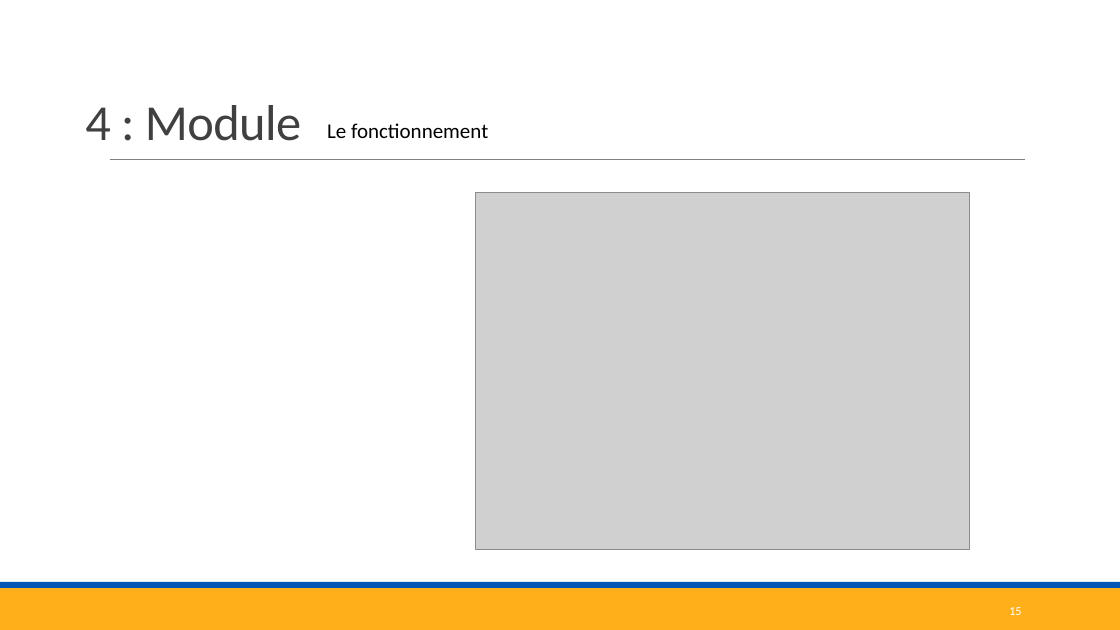
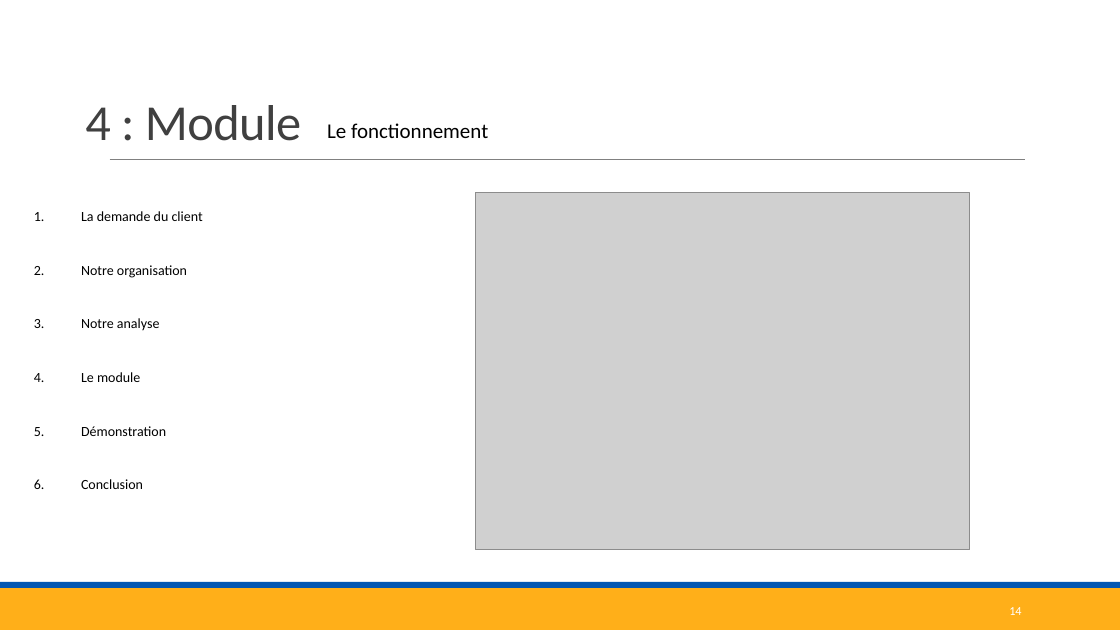
Before and after one commit to corentinBER/Projet-3, a slide deck: slide 14 of Projet3.pptx (slide 15 before the commit). Drawn at 1120x630 pixels with LibreOffice and Linux fonts; fonts in the diff are those of the drawing; grey boxes stand for pictures. Boxes give left, top, right and bottom in pixels: in the first picture for what was removed or moved away, otherwise in the second. Text is boxed around its words. In the diff, an @@ line names an element or a change of style, - is before the commit and + after.

```diff
--- a/Projet3.pptx
+++ b/Projet3.pptx
@@ text added at bbox=[81, 211, 203, 489], 12 pt, text #000000 @@
+1. La demande du client
+2. Notre organisation
+3. Notre analyse
+4. Le module
+5. Démonstration
+6. Conclusion
@@ page number at bbox=[1009, 607, 1021, 615]: text changed @@
-15
+14
```
Also in this commit, not shown: 14 other slides changed, 2 slides removed.
